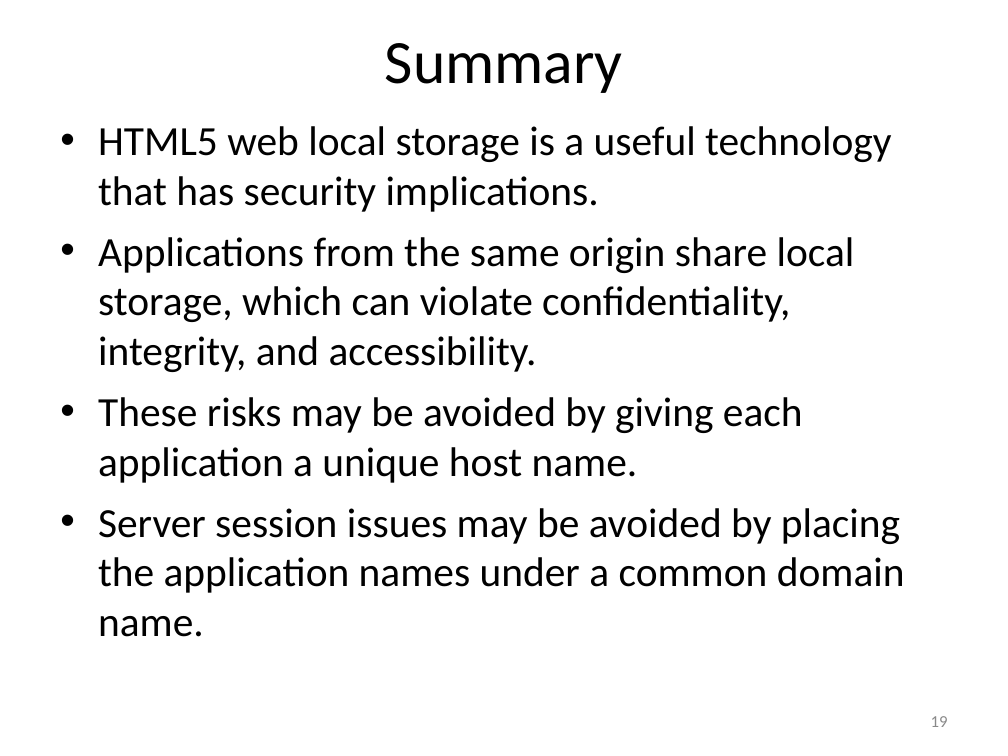
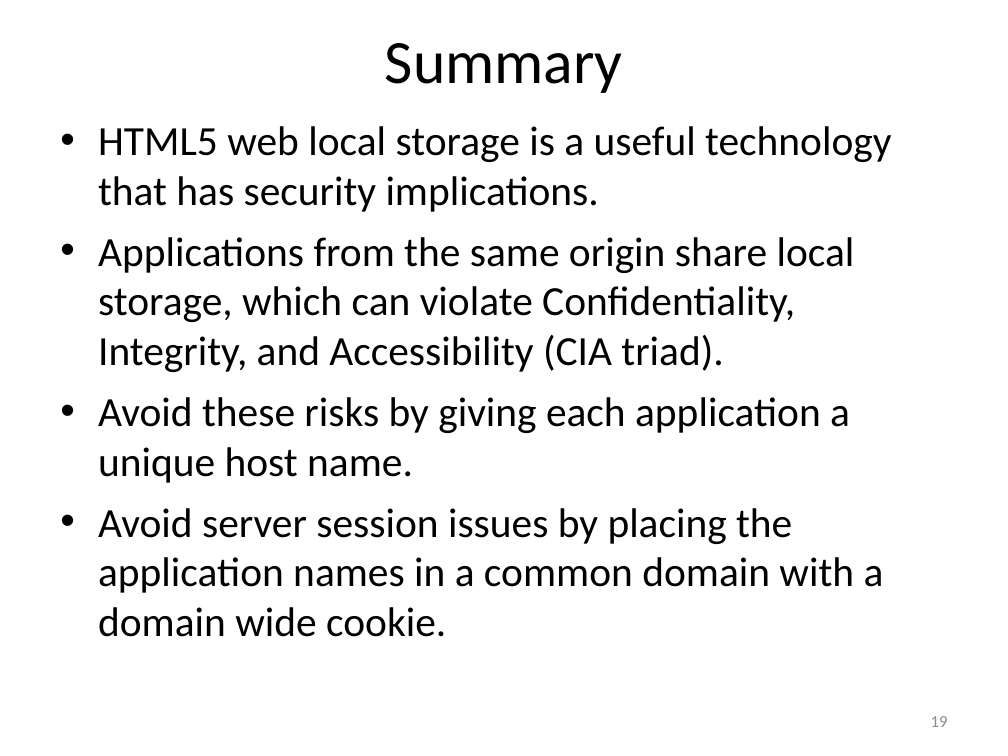
Before and after one commit to EdCharbeneau/CodePaLOUsa, a slide deck: slide 19 of 2013/LocalStorageSecurity/LocalStoragePresentation.ppt. Drawn at 1008x756 pixels with LibreOffice and Linux fonts; fonts in the diff are those of the drawing. Boxes give left, top, right and bottom in pixels: in the first picture for what was removed or moved away, otherwise in the second. Text is boxed around its words. In the diff, an @@ line names an element or a change of style, - is before the commit and + after.

```diff
--- a/2013/LocalStorageSecurity/LocalStoragePresentation.ppt
+++ b/2013/LocalStorageSecurity/LocalStoragePresentation.ppt
@@ text at (x1=98, y1=237, x2=884, y2=637): text changed @@
-• Applications from the same origin share local storage, which can violate confidentiality, integrity, and accessibility.
-• These risks may be avoided by giving each application a unique host name.
-• Server session issues may be avoided by placing the application names under a common domain name.
+• Applications from the same origin share local storage, which can violate Confidentiality, Integrity, and Accessibility (CIA triad).
+• Avoid these risks by giving each application a unique host name.
+• Avoid server session issues by placing the application names in a common domain with a domain wide cookie.
```
Also in this commit, not shown: 12 other slides changed.
